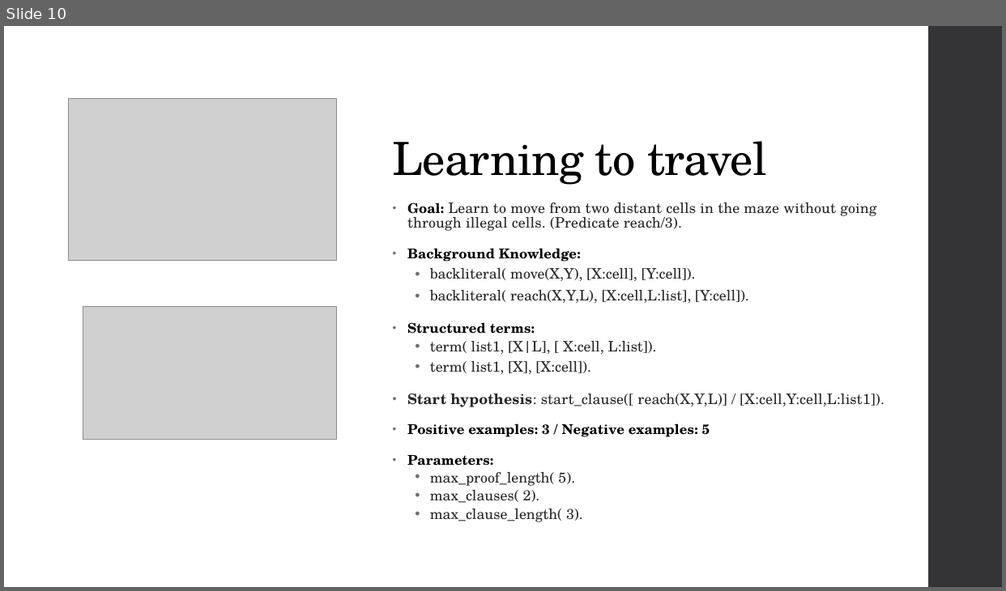
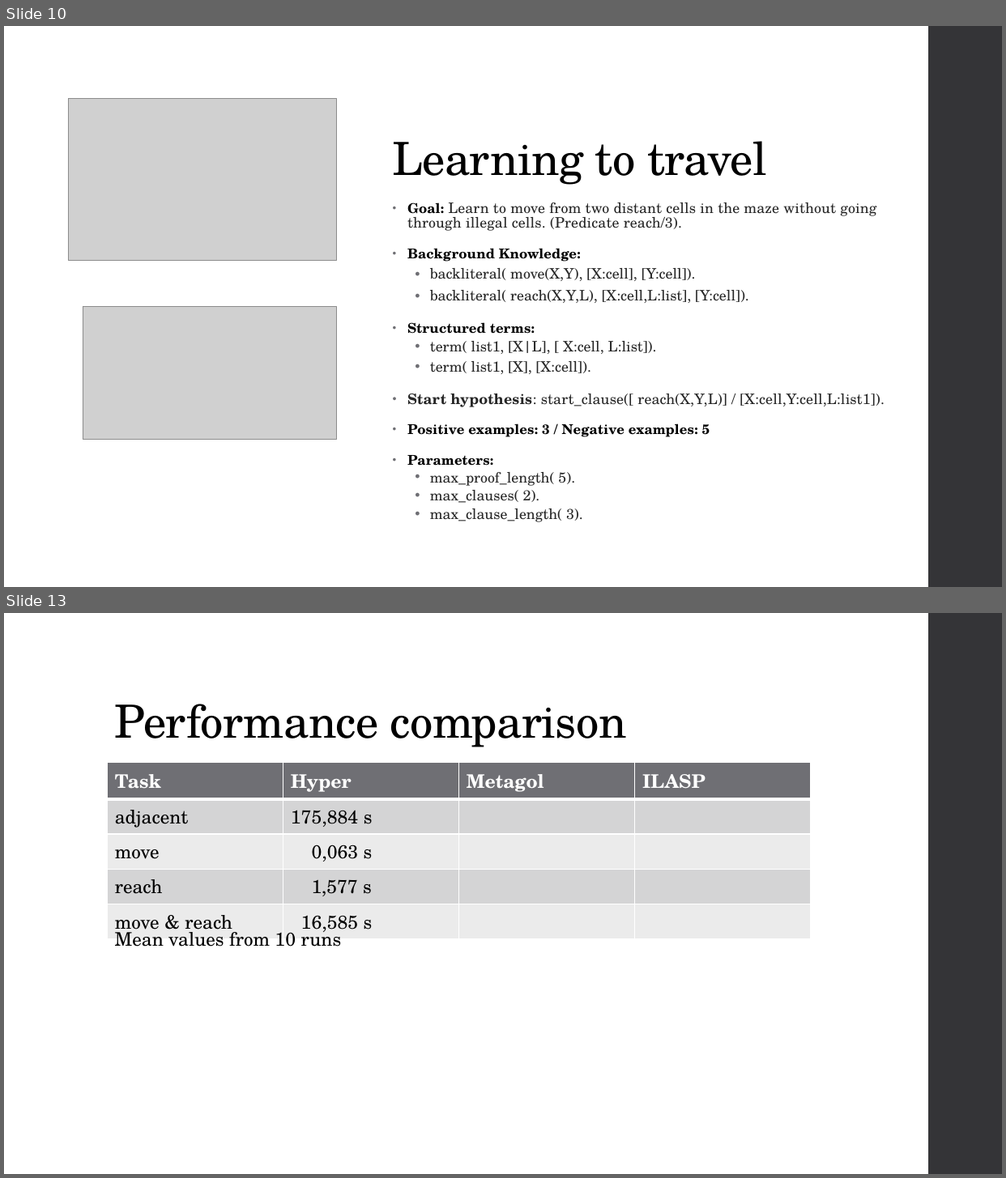
Before and after one commit to Alex-Dell1/ATAI_Maze_Project, a slide deck: ATAI_Presentation Hyper.pptx. Shown one above the other, each under a label of ours: slide 10 before the commit, slides 10 and 13 after it; the slides between them are not shown. The pictures are 1006x591 and 1006x1178 pixels, drawn with LibreOffice and Linux fonts; fonts in the diff are those of the drawing; grey boxes stand for pictures. Boxes give left, top, right and bottom in pixels: in the first picture for what was removed or moved away, otherwise in the second. Text is boxed around its words. In the diff, an @@ line names an element or a change of style, - is before the commit and + after.

```diff
--- a/ATAI_Presentation Hyper.pptx
+++ b/ATAI_Presentation Hyper.pptx
@@ slide 13 added at [4, 613, 1002, 1174], background #FFFFFF; not listed: 1 template element that a slide beside it also shows @@
@@ title added at [115, 704, 627, 747], 44 pt, text #000000 @@
+Performance comparison
@@ table added at [108, 763, 811, 938], 5 rows, 4 columns @@
+Task | Hyper | Metagol | ILASP
+adjacent | 175,884 s |  | 
+move | 0,063 s |  | 
+reach | 1,577 s |  | 
+move & reach | 16,585 s |  | 
@@ text added at [115, 927, 342, 947], 18 pt, text #000000 @@
+Mean values from 10 runs
```
Also in this commit, not shown: 3 slides changed, 1 other slide added.
